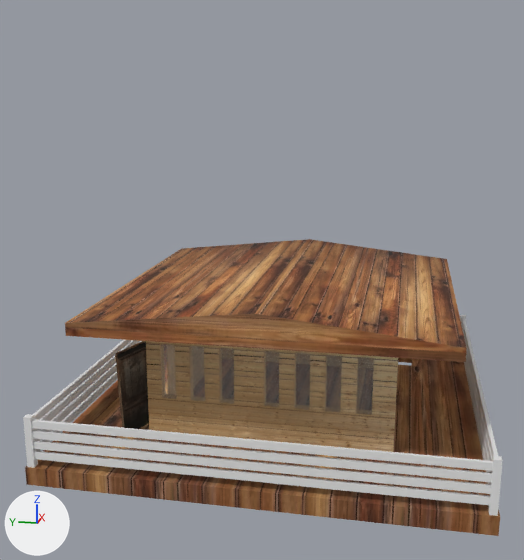
Two versions of the Blender file assets/models/watch_tower/watch_tower.blend, one commit apart.
The view is the same before and after, from a camera (50 mm lens) standing at (-21.88, -3.54, 12.49) and looking at (-0.45, 0.75, 7.13). The axes (+X, +Y, +Z) are drawn at lower left. The lights are the same throughout. The first picture is the older version.

The first picture shows 'Floor', 'Roof', 'Walls', 'broken_door', 'corners', 'glass', 'planks'.
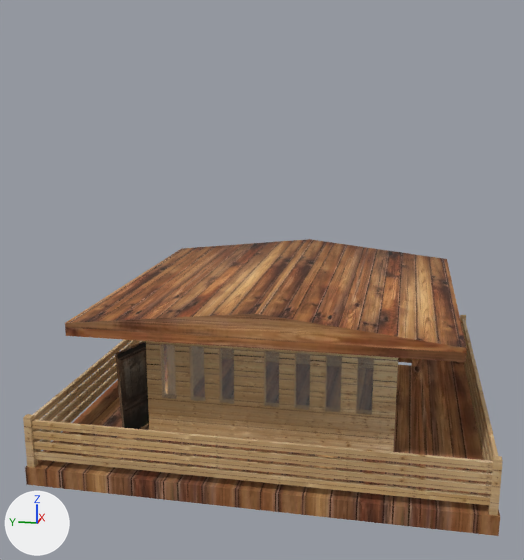
Pixel boxes [x1, y1, x2, y2] of what changed, in the pictures (524 x 560 px):
'planks', recoloured, surface changed (white to brown): [31, 318, 498, 505] in both
'corners', recoloured: [23, 315, 503, 516] in both

What changed in the scene script:
```text
Add img_fence_uv_png:
    img_fence_uv_png = load_image('fence_uv.png', 'texture/fence/fence_uv.png', 640, 640, 'sRGB')
Add mat_fence:
    mat_fence = principled_material('fence')
    mat_fence.texture = img_fence_uv_png
    mat_fence.roughness = 1.0
Change me_cube_022:
    where me_cube_022.from_pydata(...)  # 125 vertices, 96 faces; spans x -6.05..5.76, y -6.05..5.77, z -0.53..0.55
    used by ob_planks; location = (0.12, 0.14, 3.89)
    me_cube_022 part 1: texture (UV) coordinates of 96 of 96 faces, centred in x -6.05..5.76, y -6.05..5.77, z -0.53..0.55, changed; they spanned u 0.0..0.86, v 0.0..1.0 and now span u 0.81..0.86, v 0.0..1.0
    add me_cube_022.materials.append(mat_fence)  # picture img_fence_uv_png
Change me_cube_038:
    where me_cube_038.from_pydata(...)  # 32 vertices, 24 faces; spans x -11.75..0.14, y -0.14..11.77, z -1.14..0.65
    add me_cube_038.materials.append(mat_fence)  # picture img_fence_uv_png
```
